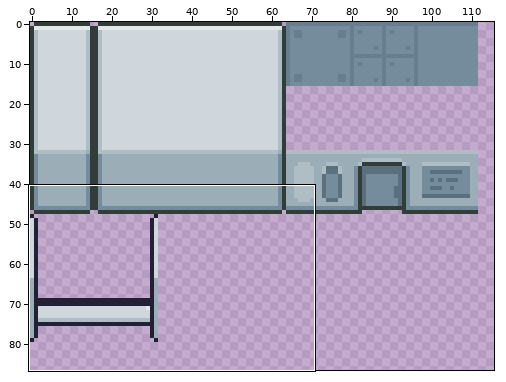
One commit to this sprite sheet: TMX_maps/Level_0/BasicTileset_16x16.png. The first picture is a wide view before the edit; the outline marks the close-up.
Close-up. Earlier state:
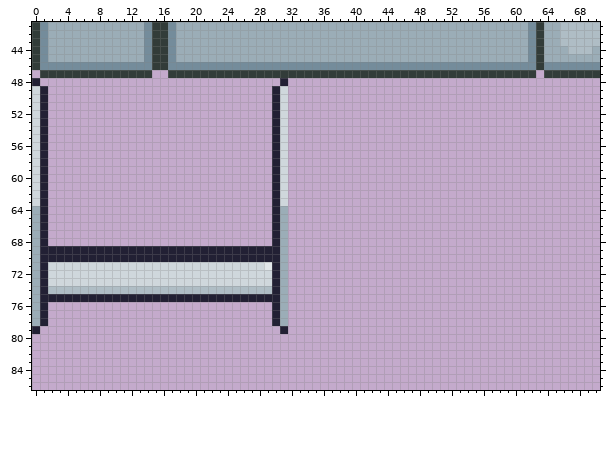
The file is 128x128 pixels. Shown: x 0..70, y 41..86. The wide view leaves out empty margins.
Now the later version:
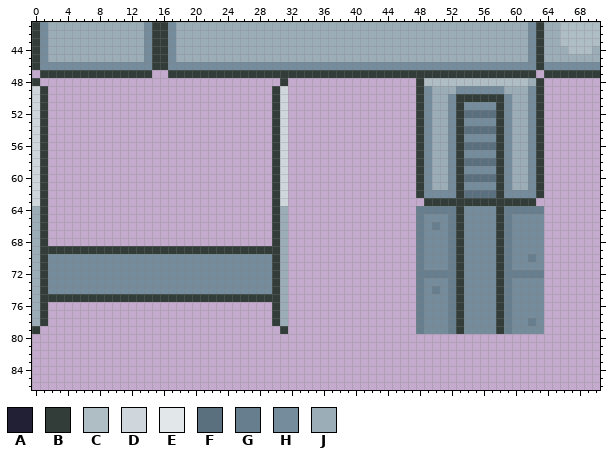
Palette (. is transparent): A #222034  B #323c39  C #afbdc5  D #cfd7dc  E #e2e7ea  F #5b707e  G #667e8e  H #748c9b  J #9badb7
What changed:
Changed rows in their new state; - is an unchanged pixel.
first column x 0:
48 B------------------------------B----------------BCCCCCCCCCCCCCJB
49 -B----------------------------B-----------------BHJJJHHHHHHJJJHB
50 -B----------------------------B-----------------BHJJHBBBBBBHJJHB
51 -B----------------------------B-----------------BHJJHBHHHHBHJJHB
52 -B----------------------------B-----------------BHJJHBFFFFBHJJHB
53 -B----------------------------B-----------------BHJJHBHHHHBHJJHB
54 -B----------------------------B-----------------BHJJHBFFFFBHJJHB
55 -B----------------------------B-----------------BHJJHBHHHHBHJJHB
56 -B----------------------------B-----------------BHJJHBFFFFBHJJHB
57 -B----------------------------B-----------------BHJJHBHHHHBHJJHB
58 -B----------------------------B-----------------BHJJHBFFFFBHJJHB
59 -B----------------------------B-----------------BHJJHBHHHHBHJJHB
60 -B----------------------------B-----------------BHJJHBFFFFBHJJHB
61 -B----------------------------B-----------------BHJJHBHHHHBHJJHB
62 -B----------------------------B-----------------BHHHHBFFFFBHHHHB
63 -B----------------------------B------------------BBBBBBBBBBBBBB-
64 -B----------------------------B-----------------GGGGGBHHHHBGGGGG
65 -B----------------------------B-----------------GHHHGBHHHHBGHHHH
66 -B----------------------------B-----------------GHGHGBHHHHBGHHHH
67 -B----------------------------B-----------------GHHHGBHHHHBGHHHH
68 -B----------------------------B-----------------GHHHGBHHHHBGHHHH
69 -BBBBBBBBBBBBBBBBBBBBBBBBBBBBBB-----------------GHHHGBHHHHBGHHHH
70 -BHHHHHHHHHHHHHHHHHHHHHHHHHHHHB-----------------GHHHGBHHHHBGHHGH
71 -BHHHHHHHHHHHHHHHHHHHHHHHHHHHHB-----------------GHHHGBHHHHBGHHHH
72 -BHHHHHHHHHHHHHHHHHHHHHHHHHHHHB-----------------GGGGGBHHHHBGGGGG
73 -BHHHHHHHHHHHHHHHHHHHHHHHHHHHHB-----------------GHHHGBHHHHBGHHHH
74 -BHHHHHHHHHHHHHHHHHHHHHHHHHHHHB-----------------GHGHGBHHHHBGHHHH
75 -BBBBBBBBBBBBBBBBBBBBBBBBBBBBBB-----------------GHHHGBHHHHBGHHHH
76 -B----------------------------B-----------------GHHHGBHHHHBGHHHH
77 -B----------------------------B-----------------GHHHGBHHHHBGHHHH
78 -B----------------------------B-----------------GHHHGBHHHHBGHHGH
79 B------------------------------B----------------GHHHGBHHHHBGHHHH
Pixel boxes of the changes (left, top, right, bottom) in both close-ups:
changed: (32, 78, 288, 334)
added: (416, 78, 544, 334)
